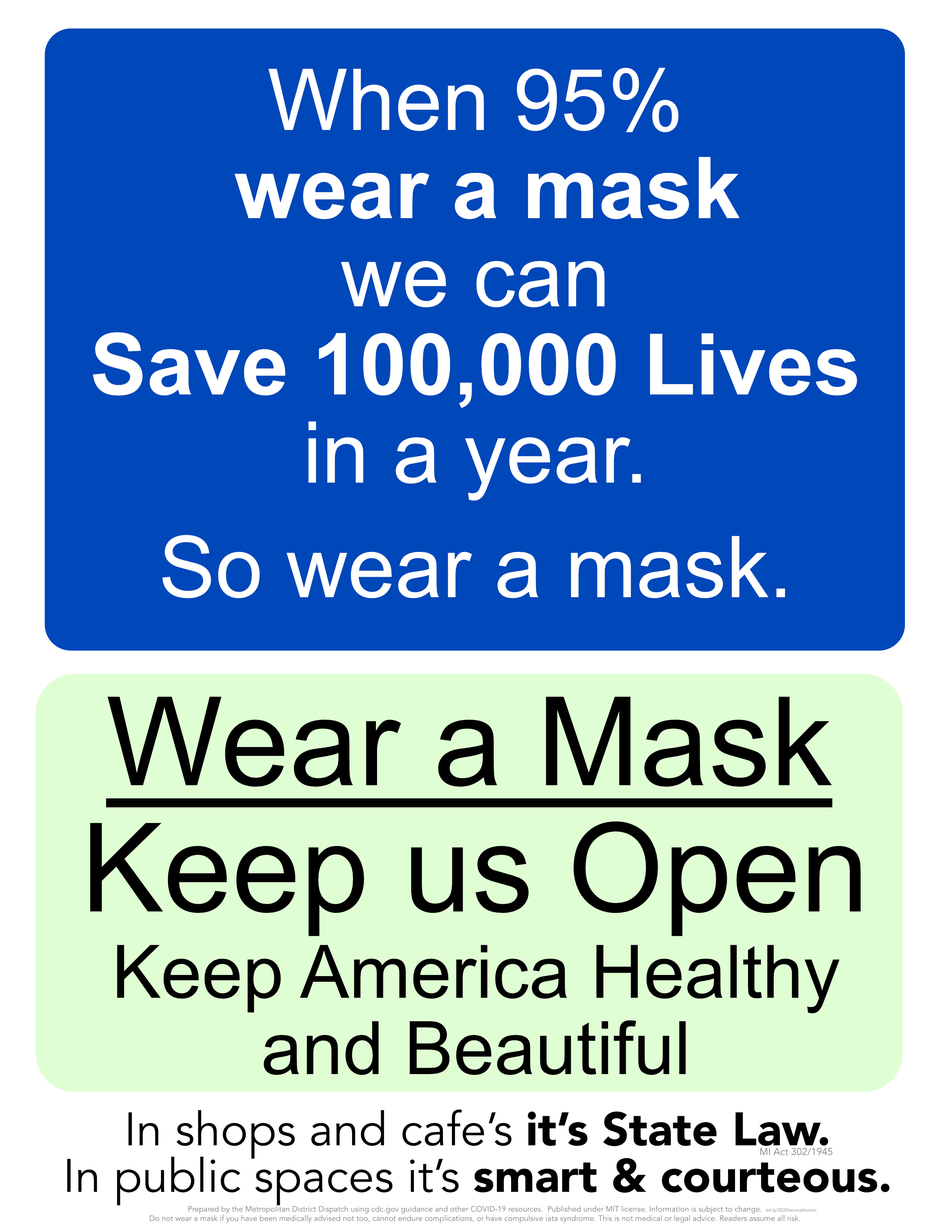
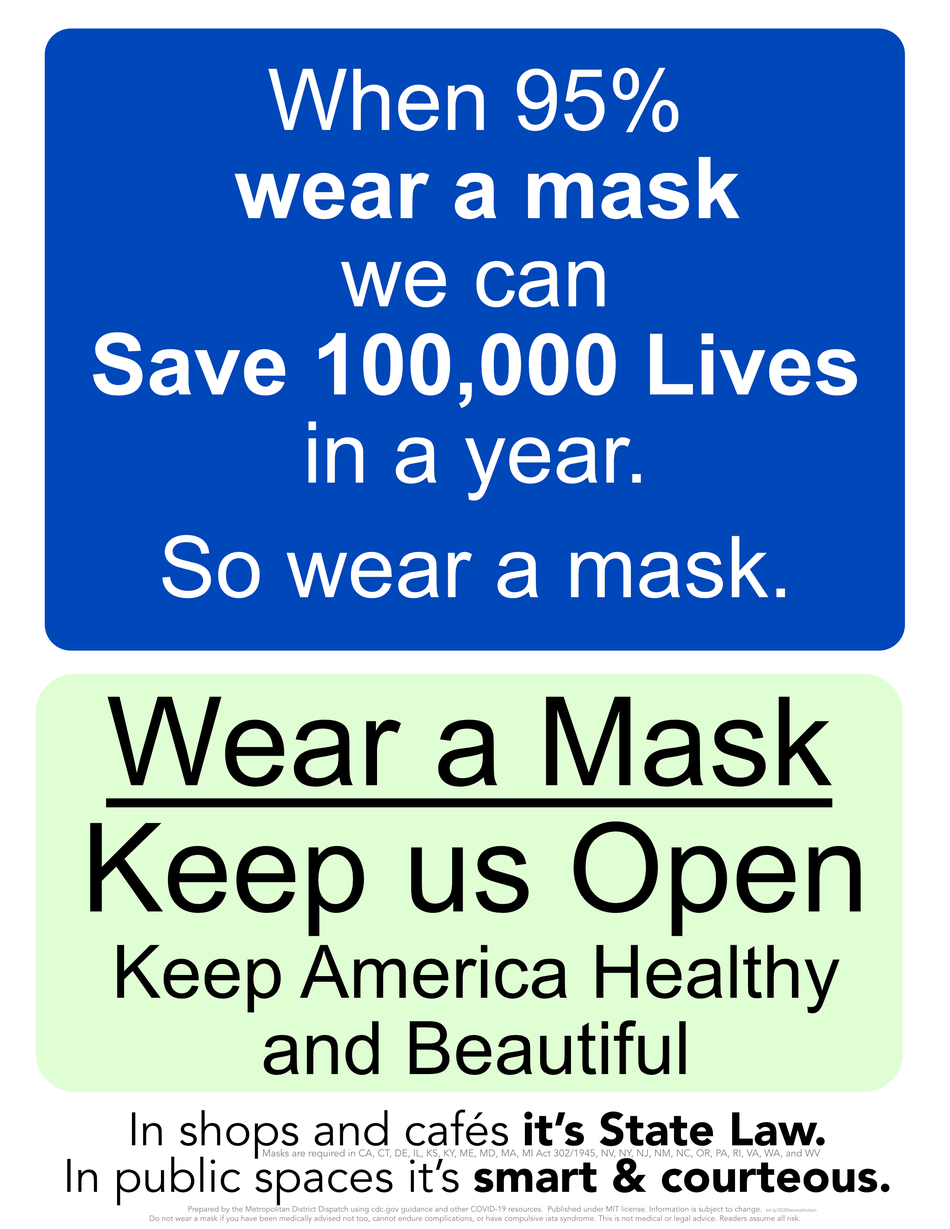
Layers edited between the first and the second 950px x 1229px image:
painted on (unnamed layer) (6th of 15, in (unnamed layer)) over [262, 1148, 833, 1160]
painted on (unnamed layer) (7th of 15, in (unnamed layer)) over [128, 1109, 829, 1160]
